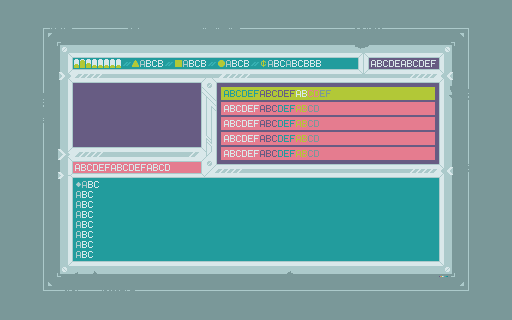
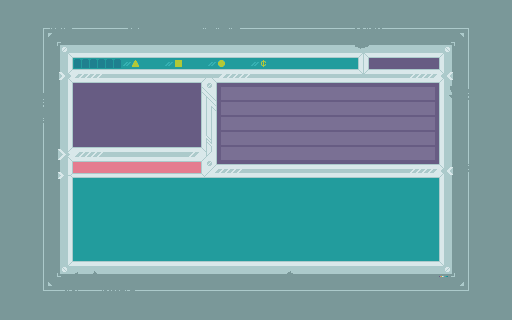
Comparing the layer stacks of the two (512, 320) images. Changes:
showed "Text Mask", painted on it over [74, 59, 436, 258]
painted on "384x224" over [74, 59, 121, 68]
